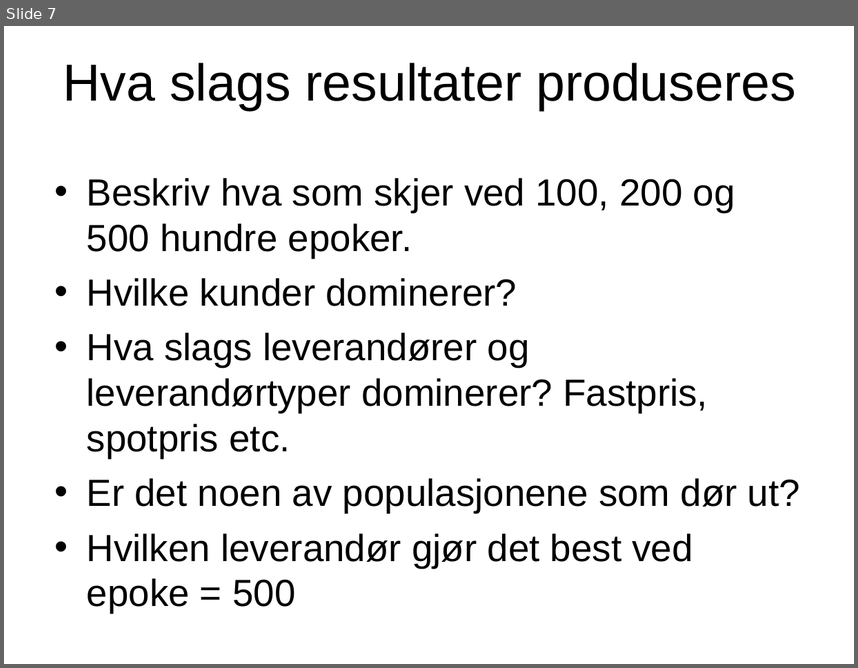
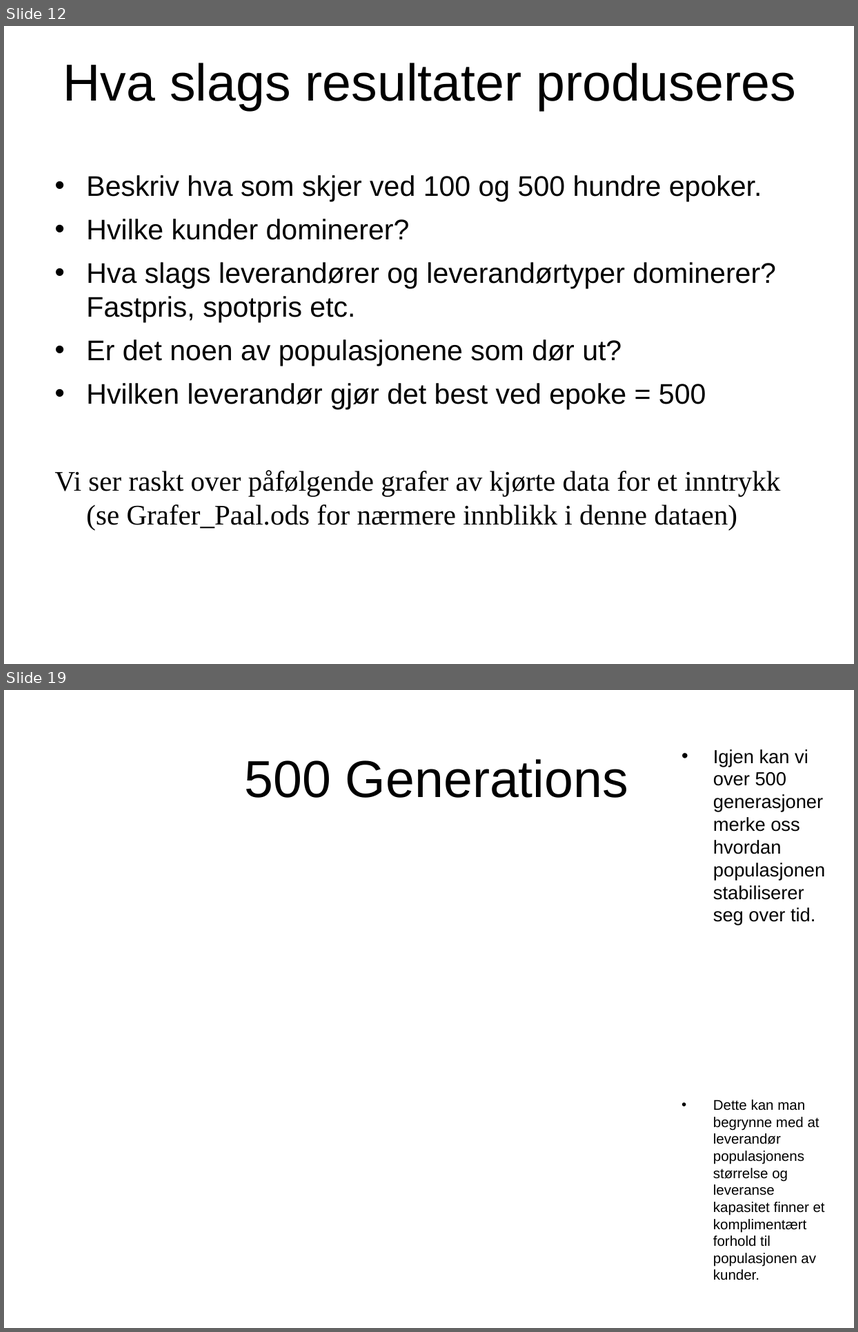
Before and after one commit to ptrefall/ste6246tradingagent, a slide deck: doc/4D_slides_Paal.ppt. Shown one above the other, each under a label of ours: slide 7 before the commit, slides 12 and 19 after it; the slides between them are not shown. The pictures are 858x668 and 858x1332 pixels, drawn with LibreOffice and Linux fonts; fonts in the diff are those of the drawing; background and template pictures are left out. Boxes give left, top, right and bottom in pixels: in the first picture for what was removed or moved away, otherwise in the second. Text is boxed around its words. In the diff, an @@ line names an element or a change of style, - is before the commit and + after.

```diff
--- a/doc/4D_slides_Paal.ppt
+++ b/doc/4D_slides_Paal.ppt
@@ slide 19 added at bbox=[4, 690, 854, 1328], background picture (left out) @@
@@ text added at bbox=[713, 749, 825, 925], 16 pt, text #000000 @@
+• Igjen kan vi over 500 generasjoner merke oss hvordan populasjonen stabiliserer seg over tid.
@@ text added at bbox=[244, 759, 628, 798], 44 pt, text #000000 @@
+500 Generations
@@ text added at bbox=[713, 1099, 825, 1266], 12 pt, text #000000 @@
+• Dette kan man begrynne med at leverandør populasjonens størrelse og leveranse kapasitet finner et komplimentært forhold til populasjonen av kunder.
@@ what was slide 7 is now slide 12 @@
@@ slide 12 changed as well @@
@@ text at bbox=[86, 175, 762, 202]: text changed; size 32 to 24 pt @@
-• Beskriv hva som skjer ved 100, 200 og 500 hundre epoker.
+• Beskriv hva som skjer ved 100 og 500 hundre epoker.
@@ text at bbox=[86, 219, 776, 410]: size 32 to 24 pt in "Hvilke kunder dominerer?", "Hva slags leverandører og leverandørtyper dominerer? Fastpri ...", "Er det noen av populasjonene som dør ...", "Hvilken leverandør gjør det best ved epoke ..." @@
@@ text at bbox=[55, 470, 780, 530]: paragraph added @@
+Vi ser raskt over påfølgende grafer av kjørte data for et inntrykk (se Grafer_Paal.ods for nærmere innblikk i denne dataen)
```
Also in this commit, not shown: 5 other slides changed, 14 other slides added, 11 slides removed, 1 other file.
